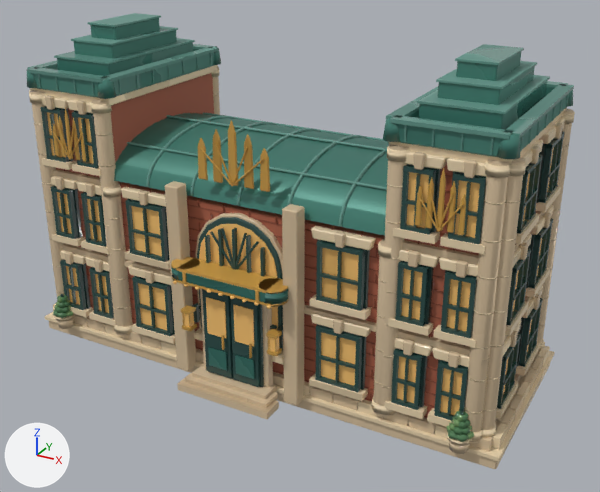
Before and after pictures for a commit that changed the glTF model art/blender-city/models/expansion/finance_2/model.glb.
One viewpoint serves both versions: a camera (50 mm lens) standing at (1.69, -2.9, 2.01) and looking at (0.1, -0.02, 0.57). The axes (+X, +Y, +Z) are drawn at lower left. The lights are the same throughout. The first picture is the older version. Where no turn or scale is listed for an object, it has been applied to the vertices. Vertices at exactly the same position are counted once.

The older version as bpy lines, for what is in view:
```python
me_expansion_finance_2_mesh = bpy.data.meshes.new('expansion_finance_2_mesh')
me_expansion_finance_2_mesh.from_pydata(...)  # 21925 vertices, 36216 faces; spans x -1.13..1.13, y -0.51..0.51, z 0.0..1.45
# faces by material slot: [33912, 1080, 1224]
me_expansion_finance_2_mesh.materials.append(mat_expansion_finance_2___solid)
me_expansion_finance_2_mesh.materials.append(mat_expansion_finance_2___warm_window_glass)
me_expansion_finance_2_mesh.materials.append(mat_expansion_finance_2___water_foliage)
ob_expansion_finance_2_geometry = bpy.data.objects.new('expansion_finance_2_geometry', me_expansion_finance_2_mesh)
ob_expansion_finance_2_geometry.location = (0.0, 0.0, 0.0)
```
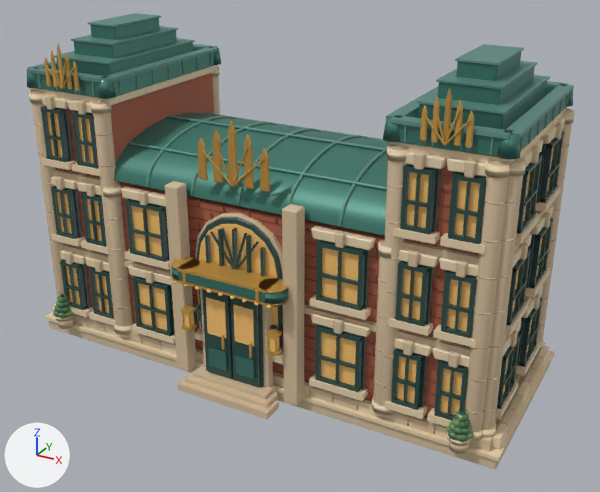
What differs and where, as boxes (x1, y1, x2, y2) in the pictures (600 x 492 px; the box of a moved part takes in the faces that stretch with it):
part 1 of me_expansion_finance_2_mesh, moved or reshaped
    before: (53, 126, 82, 160)
    after: (44, 59, 74, 89)
part 2 of me_expansion_finance_2_mesh, moved or reshaped
    before: (418, 190, 464, 232)
    after: (423, 108, 471, 145)
part 3 of me_expansion_finance_2_mesh, moved or reshaped
    before: (53, 123, 60, 156)
    after: (44, 57, 51, 86)
part 4 of me_expansion_finance_2_mesh, moved or reshaped
    before: (59, 116, 67, 158)
    after: (51, 50, 58, 87)
part 5 of me_expansion_finance_2_mesh, moved or reshaped
    before: (65, 108, 73, 159)
    after: (57, 44, 65, 88)
part 6 of me_expansion_finance_2_mesh, moved or reshaped
    before: (72, 118, 80, 160)
    after: (65, 52, 72, 90)
part 7 of me_expansion_finance_2_mesh, moved or reshaped
    before: (80, 128, 86, 161)
    after: (73, 61, 80, 91)
part 8 of me_expansion_finance_2_mesh, moved or reshaped
    before: (415, 186, 423, 227)
    after: (420, 105, 428, 141)
part 9 of me_expansion_finance_2_mesh, moved or reshaped
    before: (425, 178, 434, 229)
    after: (431, 97, 440, 143)
part 10 of me_expansion_finance_2_mesh, moved or reshaped
    before: (437, 168, 446, 231)
    after: (443, 88, 452, 145)
part 11 of me_expansion_finance_2_mesh, moved or reshaped
    before: (447, 181, 456, 233)
    after: (454, 100, 463, 146)
part 12 of me_expansion_finance_2_mesh, moved or reshaped
    before: (458, 194, 466, 235)
    after: (465, 111, 474, 148)
part 13 of me_expansion_finance_2_mesh, surface changed
    both: (27, 27, 565, 449)

Diff of the bpy script that builds the scene:
```diff
--- a/art/blender-city/models/expansion/finance_2/model.glb.py
+++ b/art/blender-city/models/expansion/finance_2/model.glb.py
@@ me_expansion_finance_2_mesh @@
 me_expansion_finance_2_mesh.from_pydata(...)  # 21925 vertices, 36216 faces; spans x -1.13..1.13, y -0.51..0.51, z 0.0..1.45
 # used by ob_expansion_finance_2_geometry; location = (0.0, 0.0, 0.0)
+# me_expansion_finance_2_mesh part 1: the loose piece of 42 vertices spanning x -0.92..-0.76, y -0.37..-0.36, z 0.91..1.06 is scaled about its middle by (0.998, 0.556, 0.833), then moved by (0.0, 0.0, 0.29)
+# me_expansion_finance_2_mesh part 2: the loose piece of 42 vertices spanning x 0.76..0.92, y -0.37..-0.36, z 0.91..1.06 is scaled about its middle by (0.998, 0.556, 0.833), then moved by (0.0, 0.0, 0.29)
+# me_expansion_finance_2_mesh part 3: the loose piece of 30 vertices spanning x -0.93..-0.9, y -0.36..-0.35, z 0.92..1.06 is scaled about its middle by (0.996, 1, 0.827), then moved by (0.0, 0.0, 0.29)
+# me_expansion_finance_2_mesh part 4: the loose piece of 30 vertices spanning x -0.89..-0.86, y -0.36..-0.35, z 0.92..1.1 is scaled about its middle by (0.996, 1, 0.829), then moved by (0.0, 0.0, 0.29)
+# me_expansion_finance_2_mesh part 5: the loose piece of 30 vertices spanning x -0.85..-0.82, y -0.36..-0.35, z 0.92..1.14 is scaled about its middle by (0.997, 1, 0.83), then moved by (0.0, 0.0, 0.29)
+# me_expansion_finance_2_mesh part 6: the loose piece of 30 vertices spanning x -0.81..-0.79, y -0.36..-0.35, z 0.92..1.1 is scaled about its middle by (0.996, 1, 0.829), then moved by (0.0, 0.0, 0.29)
+# me_expansion_finance_2_mesh part 7: the loose piece of 30 vertices spanning x -0.77..-0.75, y -0.36..-0.35, z 0.92..1.06 is scaled about its middle by (0.996, 1, 0.827), then moved by (0.0, 0.0, 0.29)
+# me_expansion_finance_2_mesh part 8: the loose piece of 30 vertices spanning x 0.75..0.77, y -0.36..-0.35, z 0.92..1.06 is scaled about its middle by (0.996, 1, 0.827), then moved by (0.0, 0.0, 0.29)
+# me_expansion_finance_2_mesh part 9: the loose piece of 30 vertices spanning x 0.79..0.81, y -0.36..-0.35, z 0.92..1.1 is scaled about its middle by (0.996, 1, 0.829), then moved by (0.0, 0.0, 0.29)
+# me_expansion_finance_2_mesh part 10: the loose piece of 30 vertices spanning x 0.82..0.85, y -0.36..-0.35, z 0.92..1.14 is scaled about its middle by (0.997, 1, 0.83), then moved by (0.0, 0.0, 0.29)
+# me_expansion_finance_2_mesh part 11: the loose piece of 30 vertices spanning x 0.86..0.89, y -0.36..-0.35, z 0.92..1.1 is scaled about its middle by (0.996, 1, 0.829), then moved by (0.0, 0.0, 0.29)
+# me_expansion_finance_2_mesh part 12: the loose piece of 30 vertices spanning x 0.9..0.93, y -0.36..-0.35, z 0.92..1.06 is scaled about its middle by (0.996, 1, 0.827), then moved by (0.0, 0.0, 0.29)
+# me_expansion_finance_2_mesh part 13: 34966 kept faces spanning x -1.13..1.13, y -0.51..0.51, z 0.0..1.45 get new texture (UV) coordinates
 me_expansion_finance_2_mesh.materials.append(mat_expansion_finance_2___solid)
```
